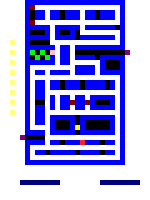
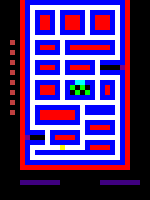
Revision of a layered (150, 200) image; what changed, layer by layer:
added layer "Layer" above "Game" over [0, 0, 150, 200]
"Game": opacity 100% → 25% over [10, 0, 140, 185]
